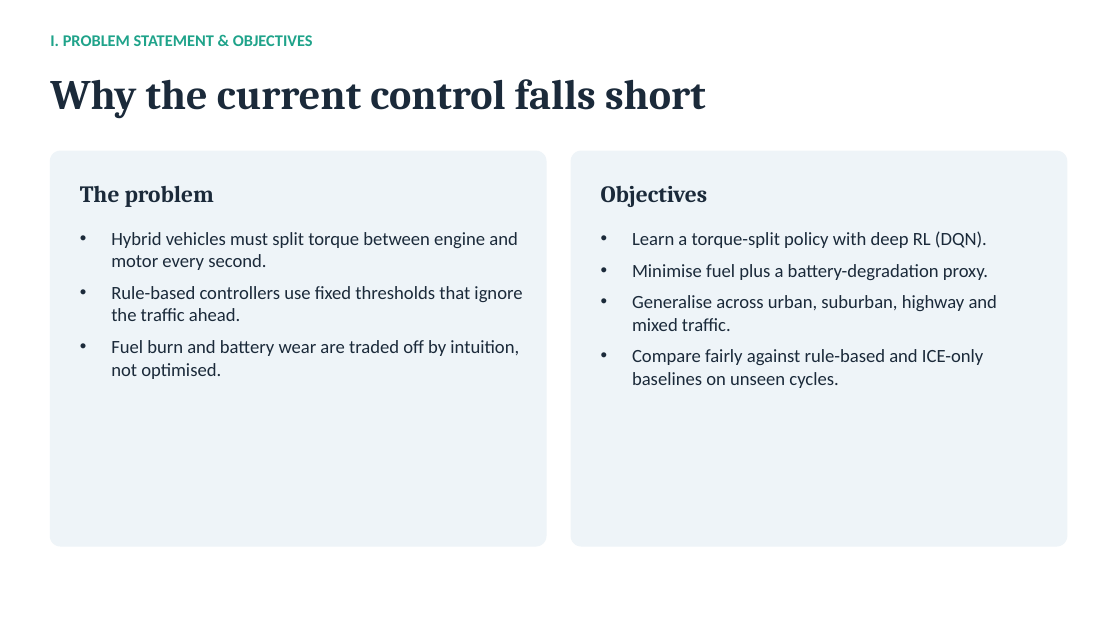
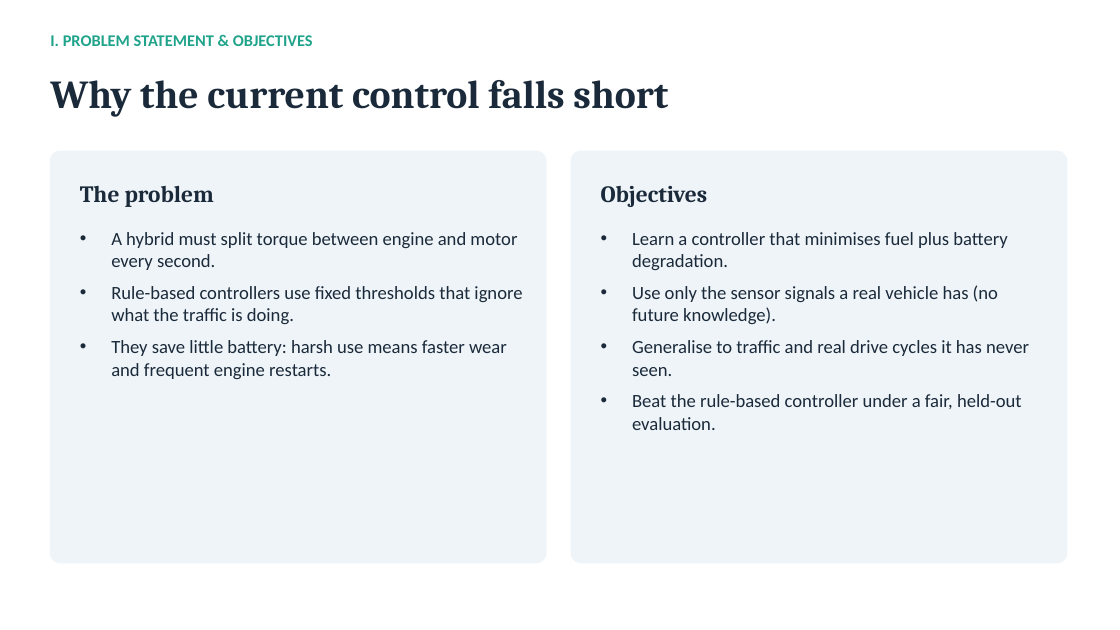
Before and after one commit to Uchihakamal1816/hev-torque-split-drl, a slide deck: slide 3 of HEV_Torque_Split_RL.pptx. Drawn at 1120x630 pixels with LibreOffice and Linux fonts; fonts in the diff are those of the drawing. Boxes give left, top, right and bottom in pixels: in the first picture for what was removed or moved away, otherwise in the second. Text is boxed around its words. In the diff, an @@ line names an element or a change of style, - is before the commit and + after.

```diff
--- a/HEV_Torque_Split_RL.pptx
+++ b/HEV_Torque_Split_RL.pptx
@@ text "Why the current control falls ..." at (x1=50, y1=80, x2=668, y2=117): size 36 to 34 pt @@
@@ rounded rectangle resized from (x1=50, y1=151, x2=546, y2=546) to (x1=50, y1=151, x2=546, y2=563) @@
@@ rounded rectangle at (x1=50, y1=151, x2=546, y2=563): proportions changed @@
@@ rounded rectangle at (x1=571, y1=151, x2=1067, y2=563): proportions changed @@
@@ rounded rectangle resized from (x1=571, y1=151, x2=1067, y2=546) to (x1=571, y1=151, x2=1067, y2=563) @@
@@ text at (x1=111, y1=232, x2=522, y2=379): text changed @@
-• Hybrid vehicles must split torque between engine and motor every second.
-• Rule-based controllers use fixed thresholds that ignore the traffic ahead.
-• Fuel burn and battery wear are traded off by intuition, not optimised.
+• A hybrid must split torque between engine and motor every second.
+• Rule-based controllers use fixed thresholds that ignore what the traffic is doing.
+• They save little battery: harsh use means faster wear and frequent engine restarts.
@@ text at (x1=632, y1=232, x2=1029, y2=430): text changed @@
-• Learn a torque-split policy with deep RL (DQN).
-• Minimise fuel plus a battery-degradation proxy.
-• Generalise across urban, suburban, highway and mixed traffic.
-• Compare fairly against rule-based and ICE-only baselines on unseen cycles.
+• Learn a controller that minimises fuel plus battery degradation.
+• Use only the sensor signals a real vehicle has (no future knowledge).
+• Generalise to traffic and real drive cycles it has never seen.
+• Beat the rule-based controller under a fair, held-out evaluation.
```
Also in this commit, not shown: 4 other slides changed, 10 slides added, 8 slides removed, 47 other files.
